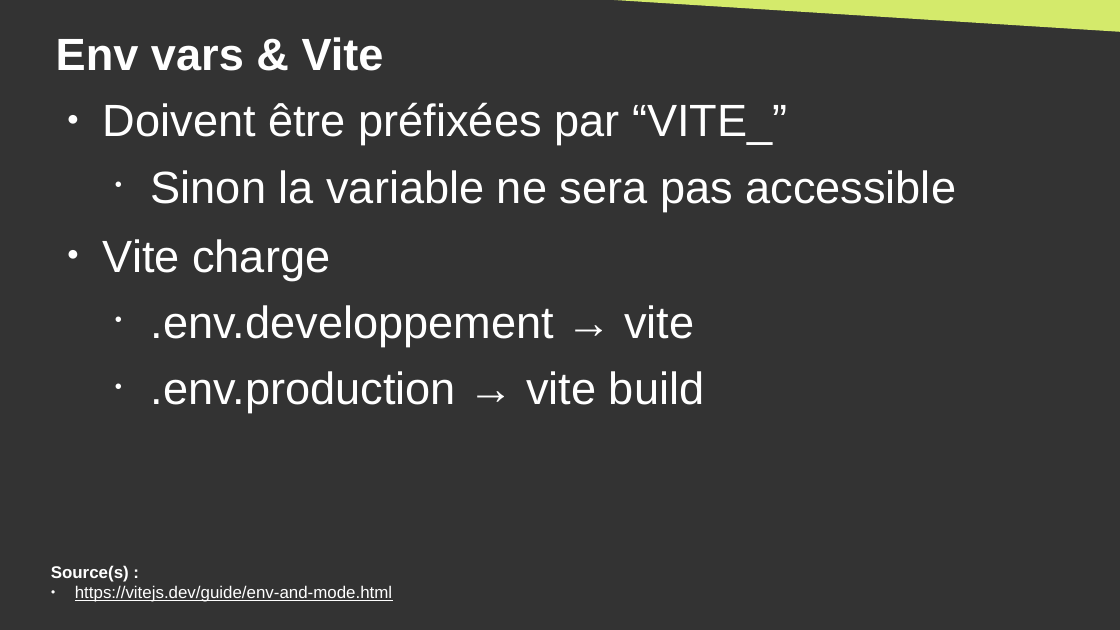
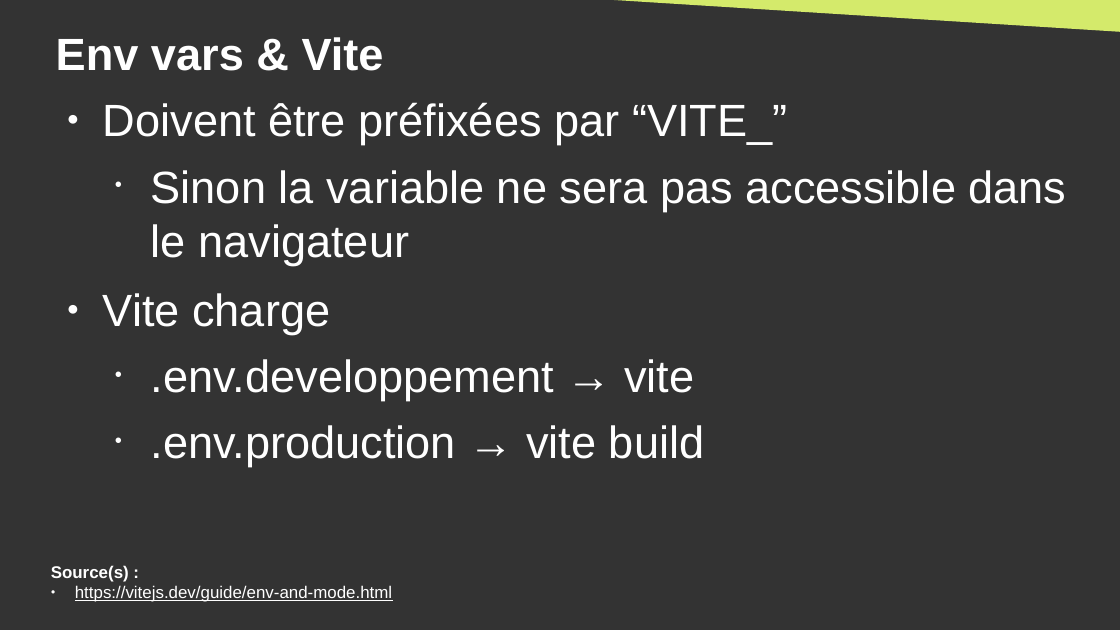
Before and after one commit to DanYellow/cours, a slide deck: slide 48 of developpement-front-s5/travaux-pratiques/numero-4/presentation.odp. Drawn at 1120x630 pixels with LibreOffice and Linux fonts; fonts in the diff are those of the drawing. Boxes give left, top, right and bottom in pixels: in the first picture for what was removed or moved away, otherwise in the second. Text is boxed around its words. In the diff, an @@ line names an element or a change of style, - is before the commit and + after.

```diff
--- a/developpement-front-s5/travaux-pratiques/numero-4/presentation.odp
+++ b/developpement-front-s5/travaux-pratiques/numero-4/presentation.odp
@@ text at [151,170,1067,265]: text changed @@
-  • Sinon la variable ne sera pas accessible
+  • Sinon la variable ne sera pas accessible dans le navigateur
```
Also in this commit, not shown: 4 other slides changed, 1 slide added, 3 other files.
